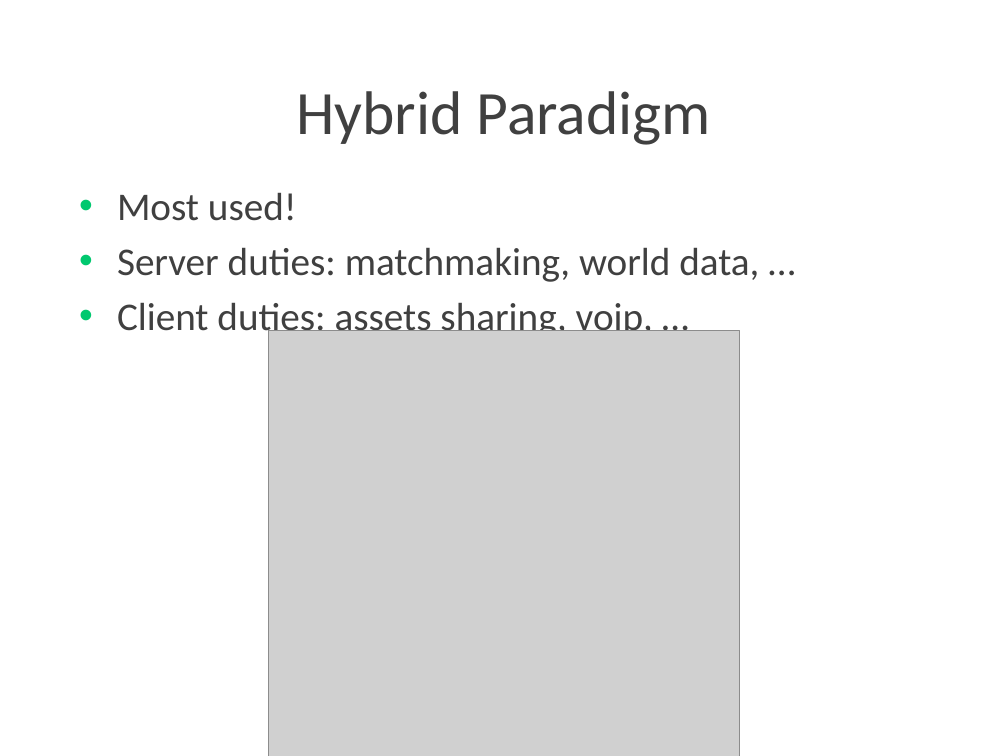
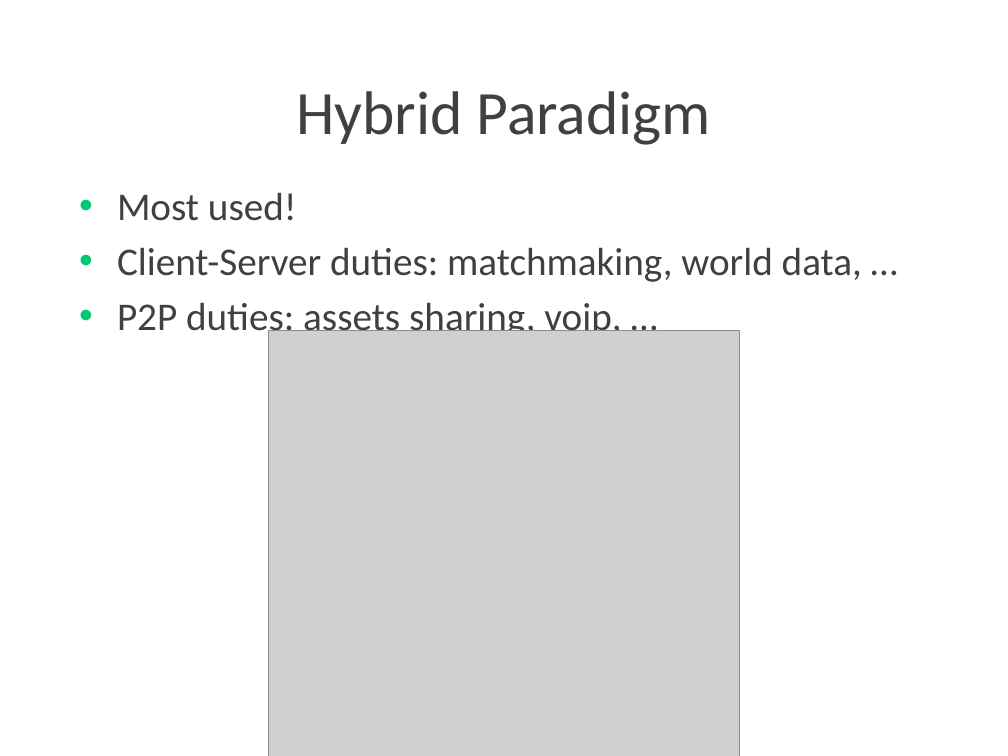
Before and after one commit to Lotti/codemotion2015, a slide deck: slide 11 of slides/slides.pptx. Drawn at 1008x756 pixels with LibreOffice and Linux fonts; fonts in the diff are those of the drawing; grey boxes stand for pictures; background and template pictures are left out. Boxes give left, top, right and bottom in pixels: in the first picture for what was removed or moved away, otherwise in the second. Text is boxed around its words. In the diff, an @@ line names an element or a change of style, - is before the commit and + after.

Commit message:
slides bugfix

```diff
--- a/slides/slides.pptx
+++ b/slides/slides.pptx
@@ text at <box>117,247,862,340</box>: text changed @@
-• Server duties: matchmaking, world data, …
-• Client duties: assets sharing, voip, …
+• Client-Server duties: matchmaking, world data, …
+• P2P duties: assets sharing, voip, …
```
